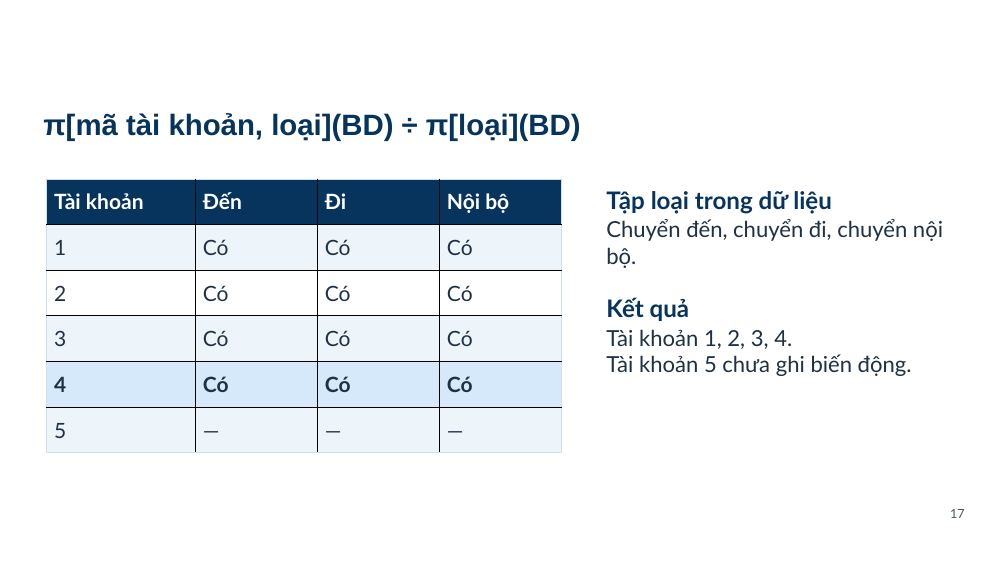
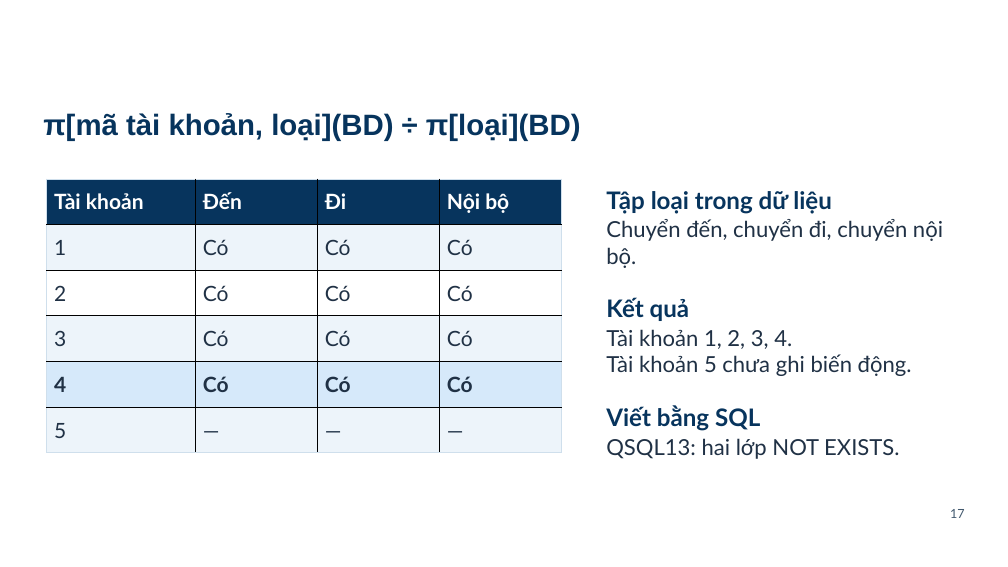
Before and after one commit to Linhlss/CSDL-Nh-m-38, a slide deck: slide 22 of presentation/CSDL_Nhom38_HUST_ThuyetTrinh.pptx. Drawn at 1008x567 pixels with LibreOffice and Linux fonts; fonts in the diff are those of the drawing; background and template pictures are left out. Boxes give left, top, right and bottom in pixels: in the first picture for what was removed or moved away, otherwise in the second. Text is boxed around its words. In the diff, an @@ line names an element or a change of style, - is before the commit and + after.

```diff
--- a/presentation/CSDL_Nhom38_HUST_ThuyetTrinh.pptx
+++ b/presentation/CSDL_Nhom38_HUST_ThuyetTrinh.pptx
@@ text added at <box>606,405,760,431</box>, 23 pt, text #07345D, bold @@
+Viết bằng SQL
@@ text added at <box>606,438,899,459</box>, 21 pt, text #203145 @@
+QSQL13: hai lớp NOT EXISTS.
```
Also in this commit, not shown: 6 other slides changed, 15 other files.
